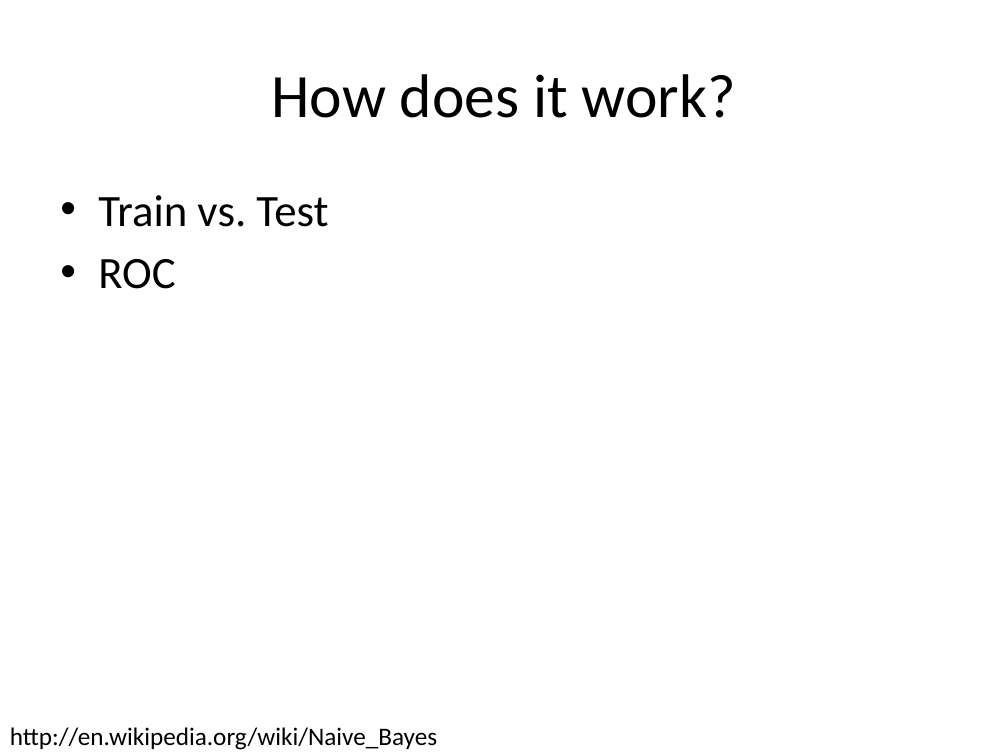
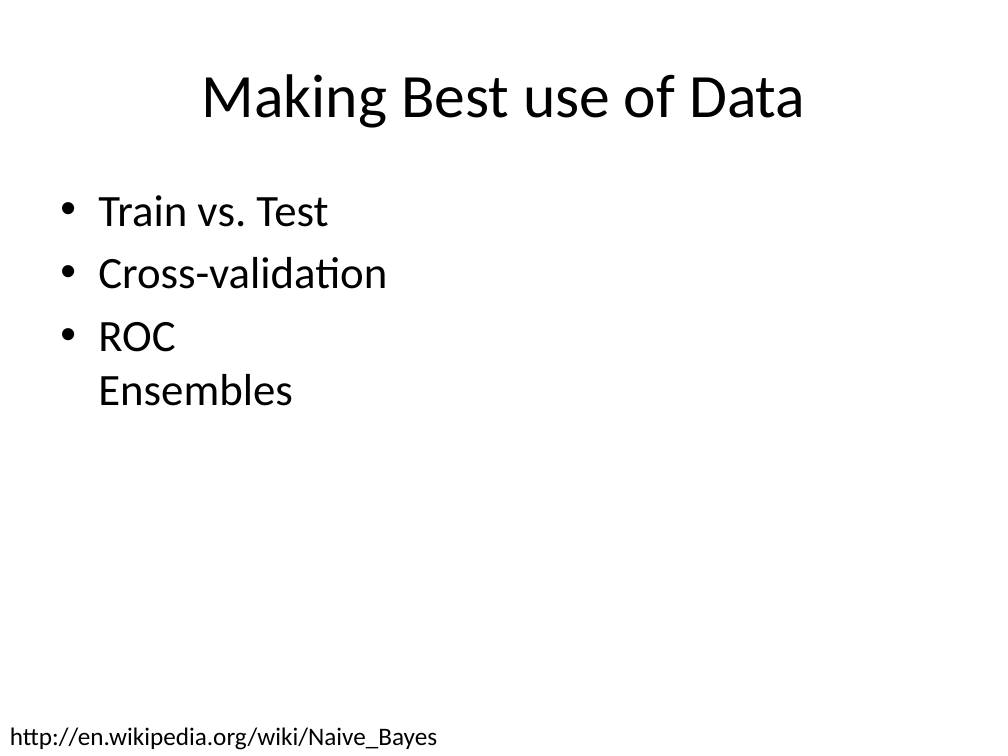
Before and after one commit to allenday/mapr-text-analysis, a slide deck: slide 39 of doc/section4.pptx (slide 37 before the commit). Drawn at 1008x756 pixels with LibreOffice and Linux fonts; fonts in the diff are those of the drawing. Boxes give left, top, right and bottom in pixels: in the first picture for what was removed or moved away, otherwise in the second. Text is boxed around its words. In the diff, an @@ line names an element or a change of style, - is before the commit and + after.

```diff
--- a/doc/section4.pptx
+++ b/doc/section4.pptx
@@ title at [202, 74, 805, 128]: text changed @@
-How does it work?
+Making Best use of Data
@@ text at [98, 257, 387, 406]: text changed @@
-• ROC
+• Cross-validation
+• ROC
+  Ensembles
```
Also in this commit, not shown: 6 other slides changed, 2 slides added, 7 other files.
